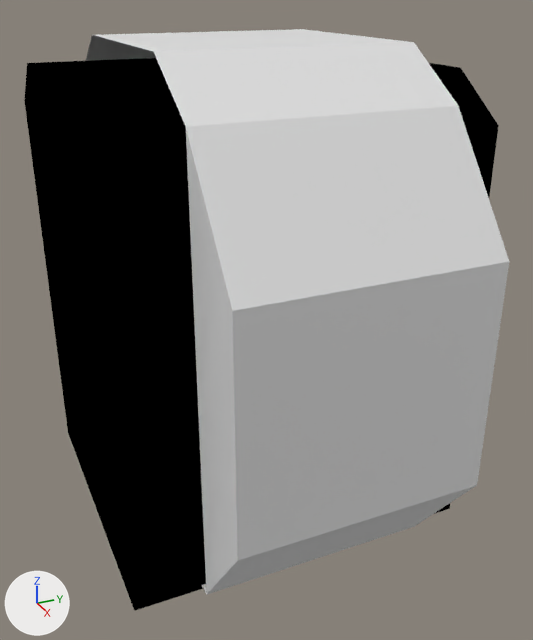
A saved change to the Blender file Models/MMSEV/base_crewTube0_IVA.blend.
Both versions are drawn from a 50 mm camera at (1.455, -0.602, 0.655) aimed at (0.058, 0.027, -0.043). Arrows for +X, +Y and +Z are at lower left; the lights stay in place.

Names of what the first picture shows: 'cutout', 'shellCollider'.
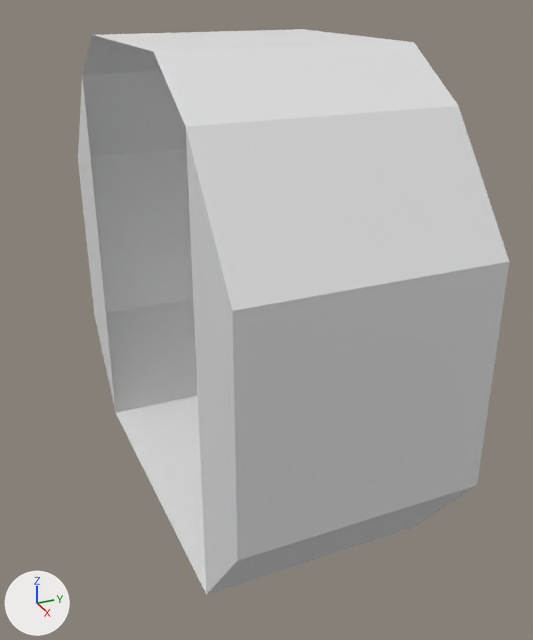
Commit message: fix planetside crew tube cutouts

The change in detail:
Object 'cutout' (ob_cutout) is deleted.

Boxes [x1, y1, x2, y2] around the edits, measured in the pictures (533 x 640 px):
'cutout', deleted
    before: [24, 58, 499, 611]
